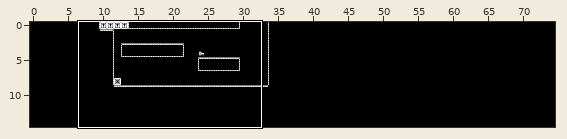
Two versions of a level (LDtk project, builds/Crankwell.pdx/Levels/World.ldtk). The picture above shows the old version from afar; the outline marks the close-up.
Close-up. Before the commit:
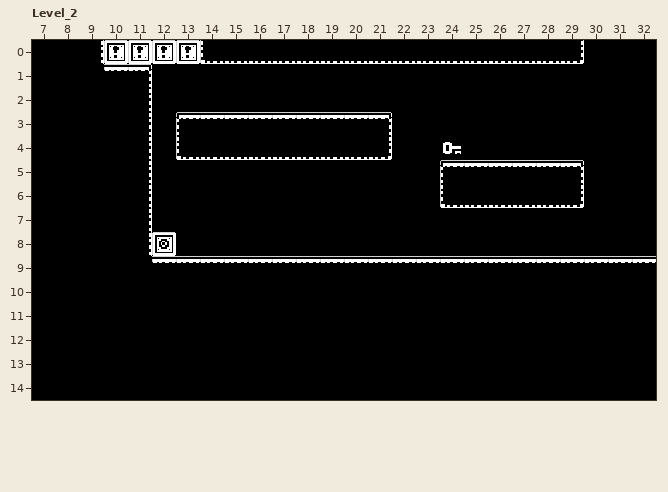
Cells are 16x16 px. Shown: Level_2 x 7..32, y 0..14.
The same view after the edit:
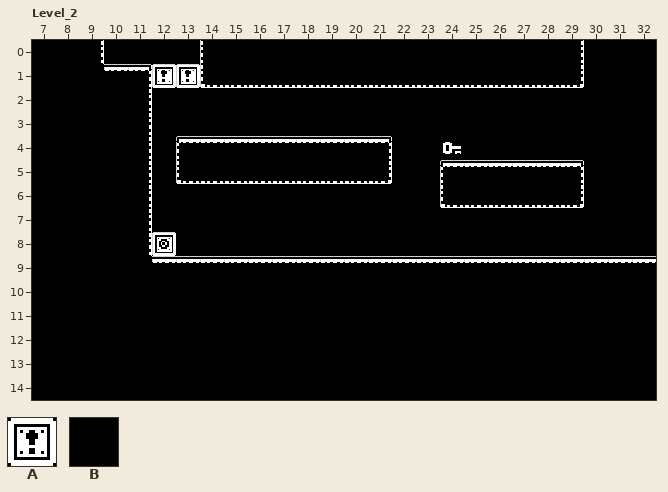
Key: from "Monochrome_tilemap_packed_tabl": A 7; from "Walls": B 1 "solid".
_ is an empty cell, . an unchanged one.
Objects are placed by their top-left corner, in cells (3,4 is the top-left corner of cell 3,4); size is 1x1 cell unless given.
Change:
--- layer "Walls"
@@ x 14..29 @@
- 1 ________________
+ 1 BBBBBBBBBBBBBBBB
@@ x 13..21 @@
- 3 BBBBBBBBB
+ 3 _________
@@ x 13..21 @@
- 5 _________
+ 5 BBBBBBBBB
--- layer "Entities"
+A "SwitchDoor" at 12,1
+A "SwitchDoor" at 13,1
-A "SwitchDoor" at 10,0
-A "SwitchDoor" at 11,0
-A "SwitchDoor" at 12,0
-A "SwitchDoor" at 13,0
